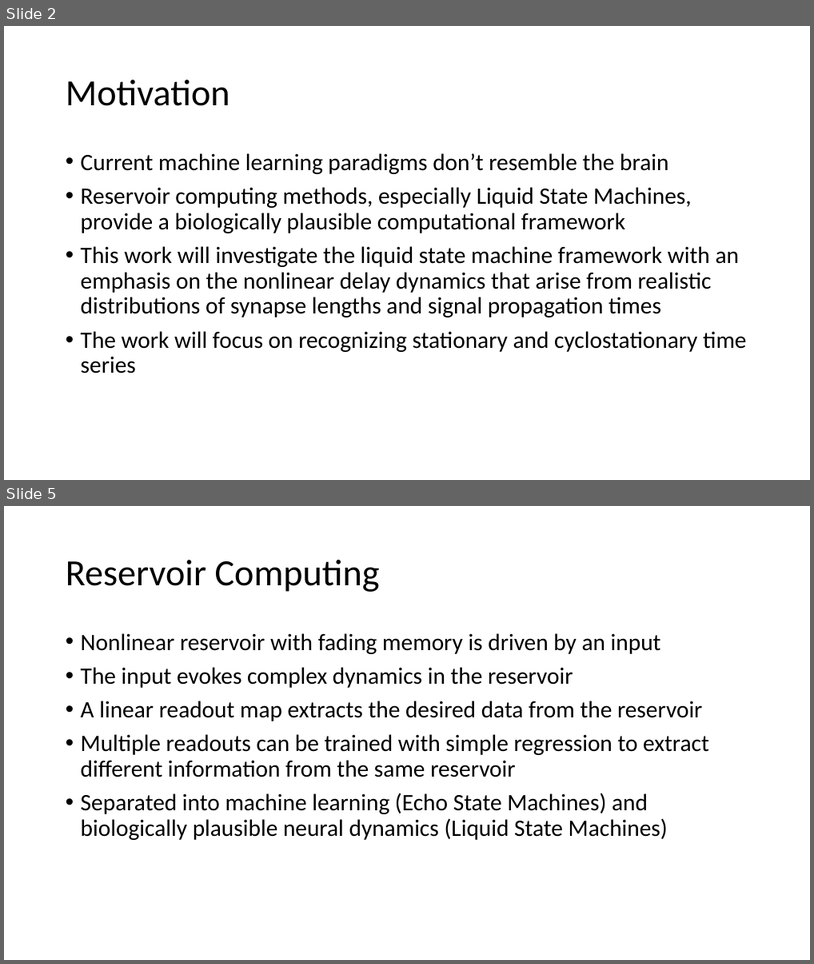
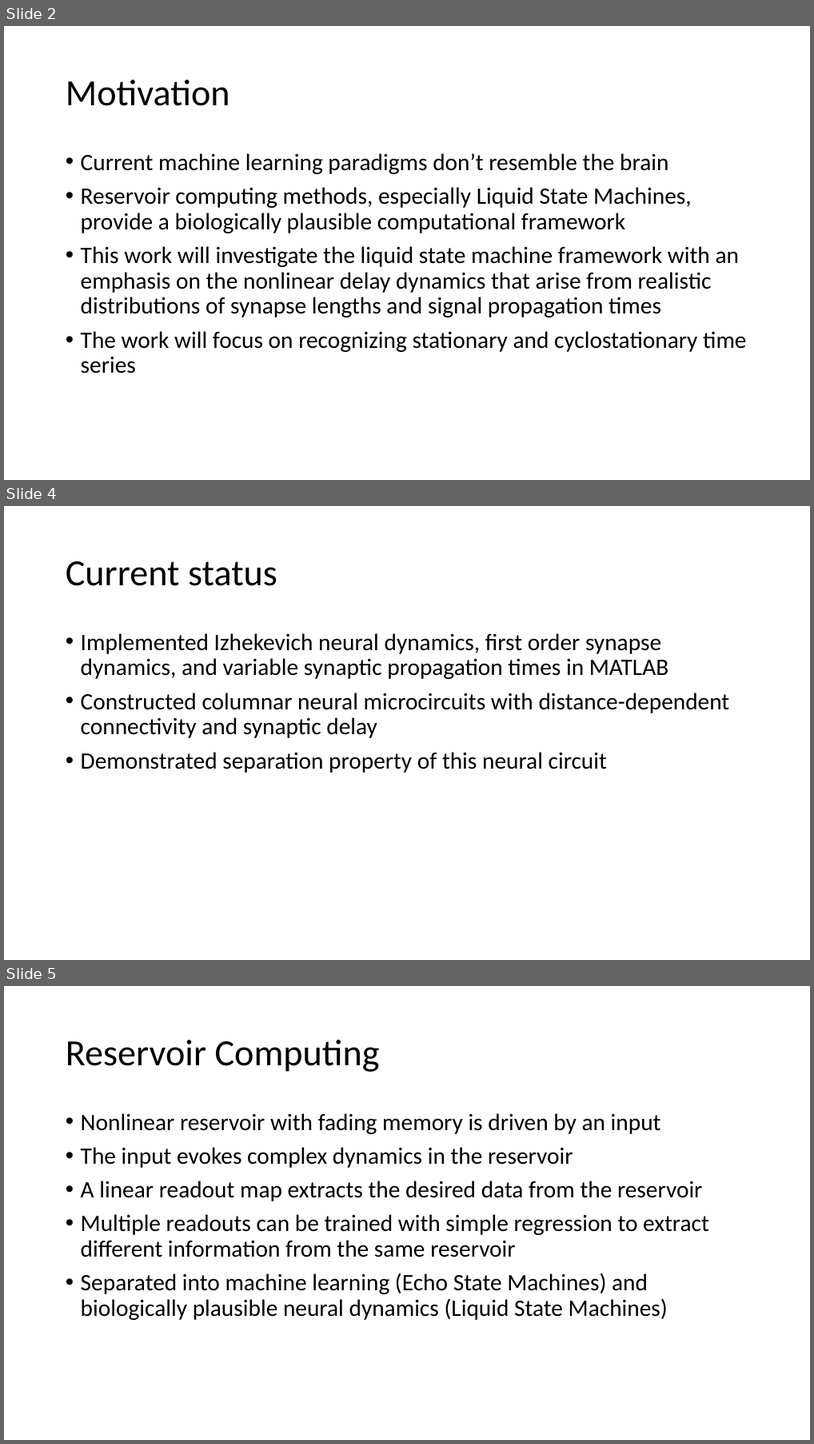
Before and after one commit to vbaker145/neuron, a slide deck: thesis/Thesis Plan.pptx. Shown one above the other, each under a label of ours: slides 2 and 5 before the commit, slides 2, 4 and 5 after it; the slides between them are not shown. The pictures are 814x964 and 814x1444 pixels, drawn with LibreOffice and Linux fonts; fonts in the diff are those of the drawing. Boxes give left, top, right and bottom in pixels: in the first picture for what was removed or moved away, otherwise in the second. Text is boxed around its words. In the diff, an @@ line names an element or a change of style, - is before the commit and + after.

Commit message:
Updated column delays

```diff
--- a/thesis/Thesis Plan.pptx
+++ b/thesis/Thesis Plan.pptx
@@ slide 4 added at (4, 506, 810, 960), background #FFFFFF @@
@@ title added at (66, 561, 278, 586), 44 pt, text #000000 @@
+Current status
@@ text added at (81, 633, 730, 772), 28 pt, text #000000 @@
+• Implemented Izhekevich neural dynamics, first order synapse dynamics, and variable synaptic propagation times in MATLAB
+• Constructed columnar neural microcircuits with distance-dependent connectivity and synaptic delay
+• Demonstrated separation property of this neural circuit
```
Also in this commit, not shown: 4 slides changed, 3 other slides added, 7 other files.
